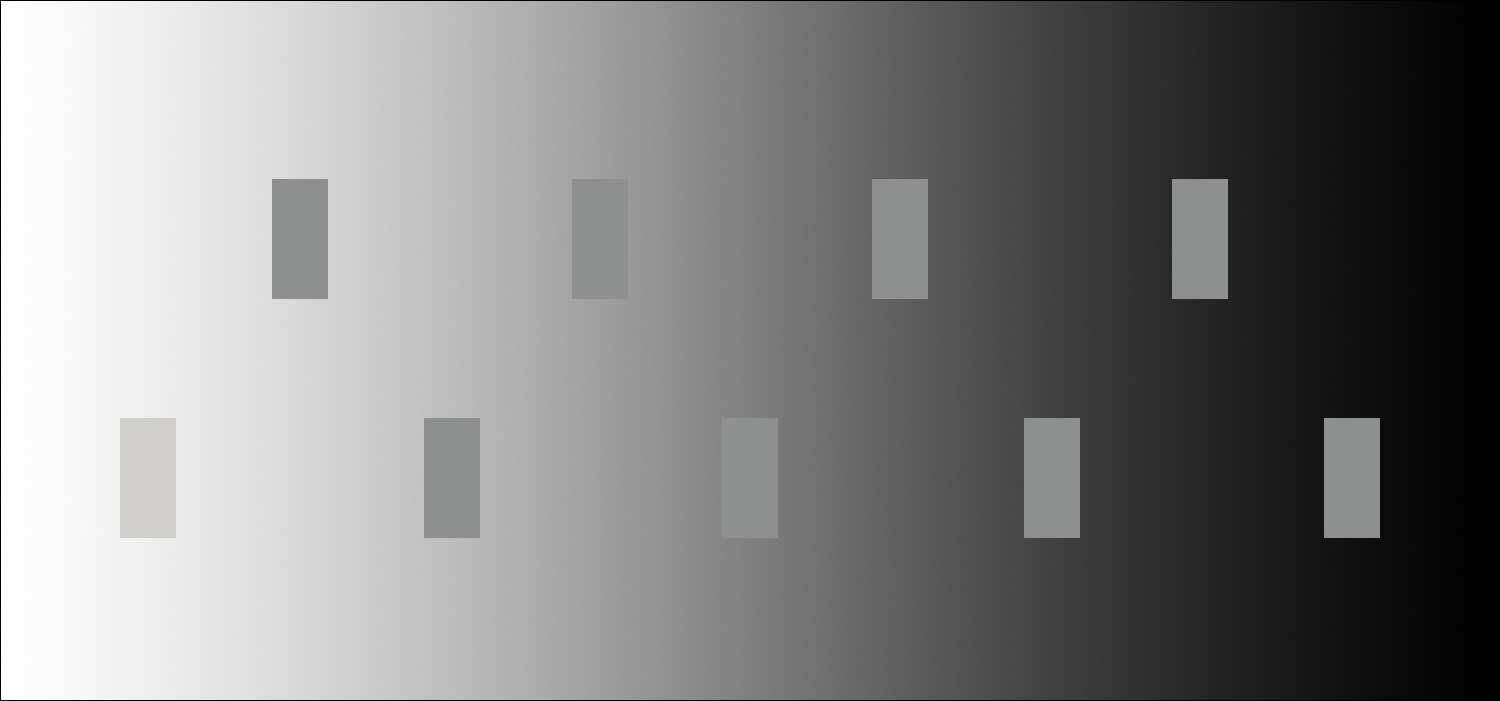
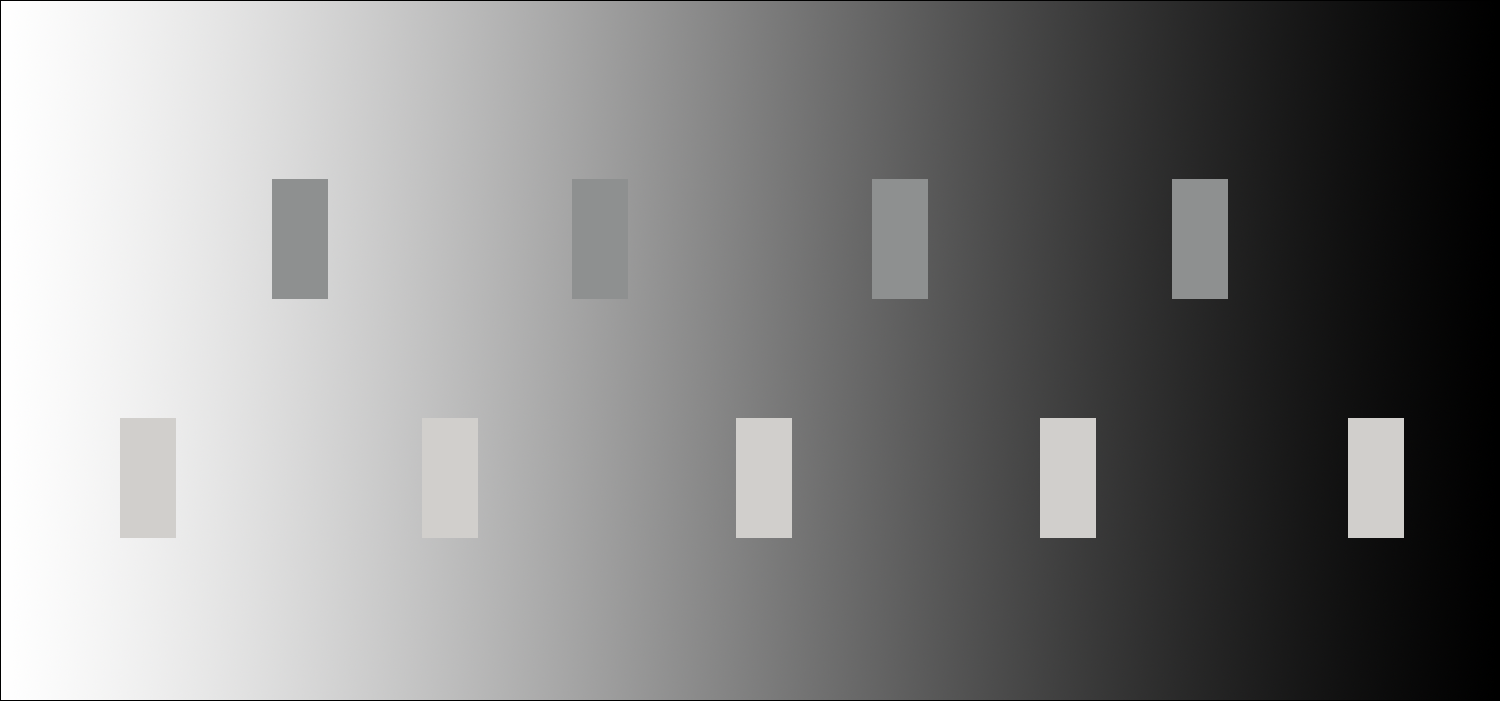
Layer changes from the first 1500px x 701px image to the second:
painted on "Layer 9" over [1324, 418, 1404, 538]
painted on "Layer 8" over [1024, 418, 1096, 538]
painted on "Layer 7" over [722, 418, 792, 538]
painted on "Layer 6" over [422, 418, 480, 538]
